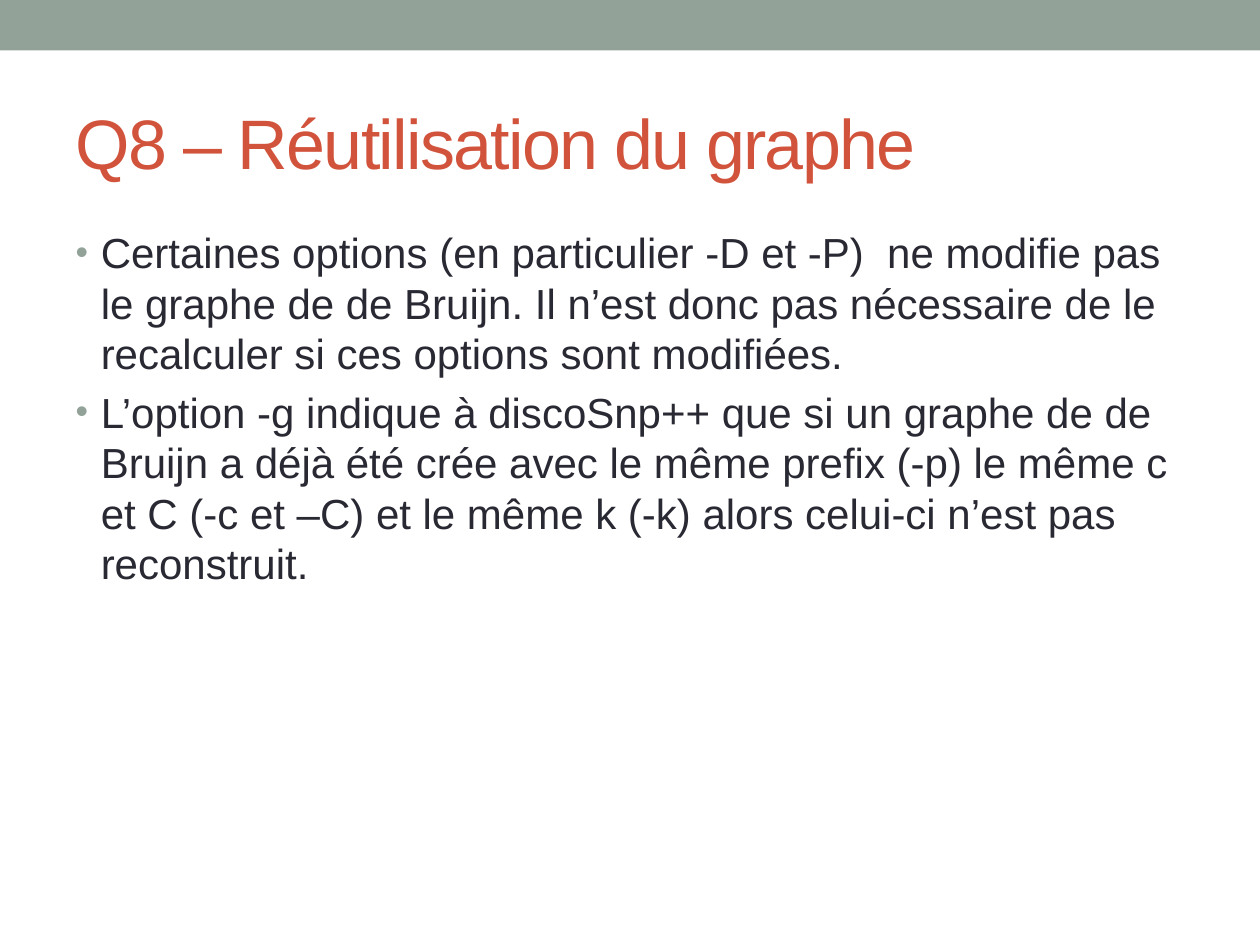
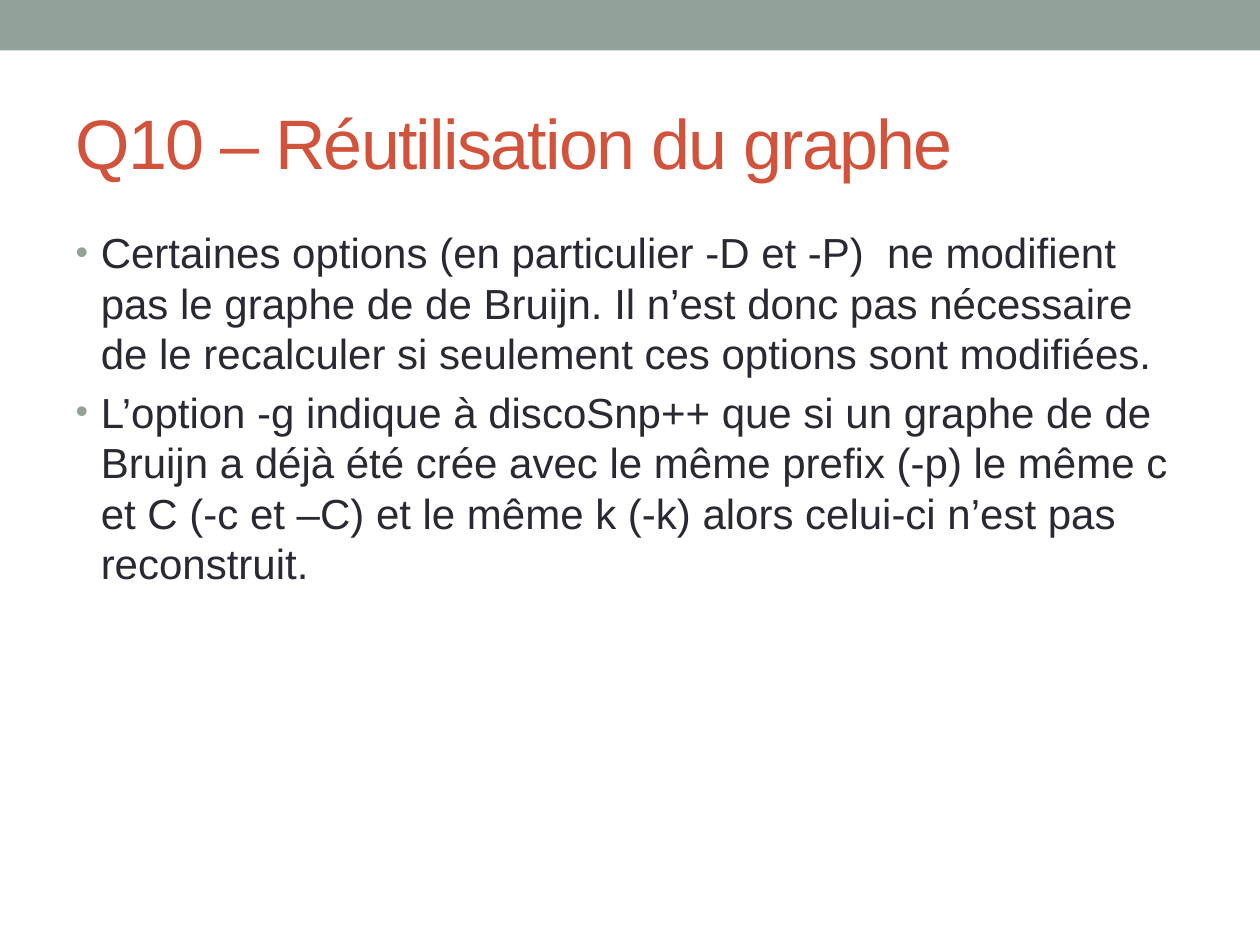
Before and after one commit to GATB/DiscoSnp, a slide deck: slide 5 of donot_release/formation_montpellier/TP_formation_colib'read.pptx. Drawn at 1260x945 pixels with LibreOffice and Linux fonts; fonts in the diff are those of the drawing. Boxes give left, top, right and bottom in pixels: in the first picture for what was removed or moved away, otherwise in the second. Text is boxed around its words. In the diff, an @@ line names an element or a change of style, - is before the commit and + after.

```diff
--- a/donot_release/formation_montpellier/TP_formation_colib'read.pptx
+++ b/donot_release/formation_montpellier/TP_formation_colib'read.pptx
@@ title at bbox=[76, 117, 952, 182]: text changed @@
-Q8 – Réutilisation du graphe
+Q10 – Réutilisation du graphe
@@ text at bbox=[101, 237, 1151, 378]: text changed @@
-• Certaines options (en particulier -D et -P) ne modifie pas le graphe de de Bruijn. Il n’est donc pas nécessaire de le recalculer si ces options sont modifiées.
+• Certaines options (en particulier -D et -P) ne modifient pas le graphe de de Bruijn. Il n’est donc pas nécessaire de le recalculer si seulement ces options sont modifiées.
```
Also in this commit, not shown: 14 other slides changed, 2 slides added, 1 slide removed, 6 other files.
